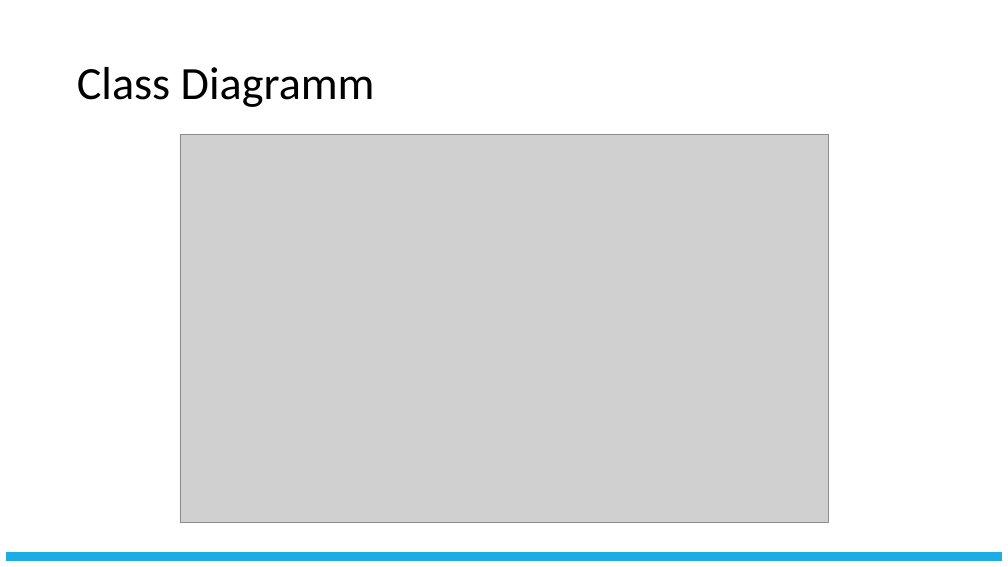
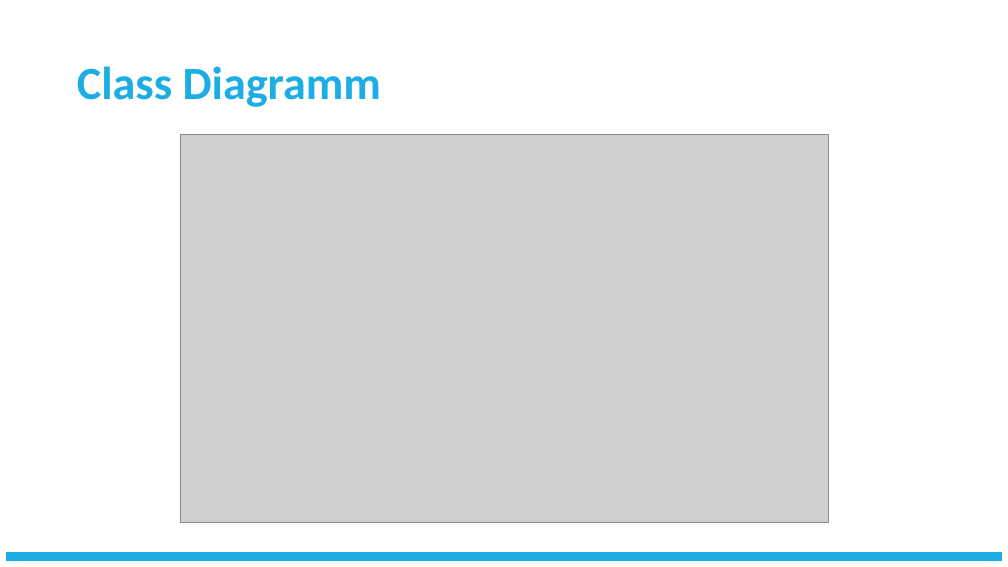
Before and after one commit to FireRedDev/DataOrganizer, a slide deck: slide 6 of Dokumentation/DataOrganizer.pptm (slide 7 before the commit). Drawn at 1008x567 pixels with LibreOffice and Linux fonts; fonts in the diff are those of the drawing; grey boxes stand for pictures. Boxes give left, top, right and bottom in pixels: in the first picture for what was removed or moved away, otherwise in the second. Text is boxed around its words. In the diff, an @@ line names an element or a change of style, - is before the commit and + after.

```diff
--- a/Dokumentation/DataOrganizer.pptm
+++ b/Dokumentation/DataOrganizer.pptm
@@ title "Class Diagramm" at (x1=77, y1=66, x2=381, y2=107): text colour #000000 to #1CADE4, bold on @@
```
Also in this commit, not shown: 5 other slides changed, 1 slide removed, 2 other files.
